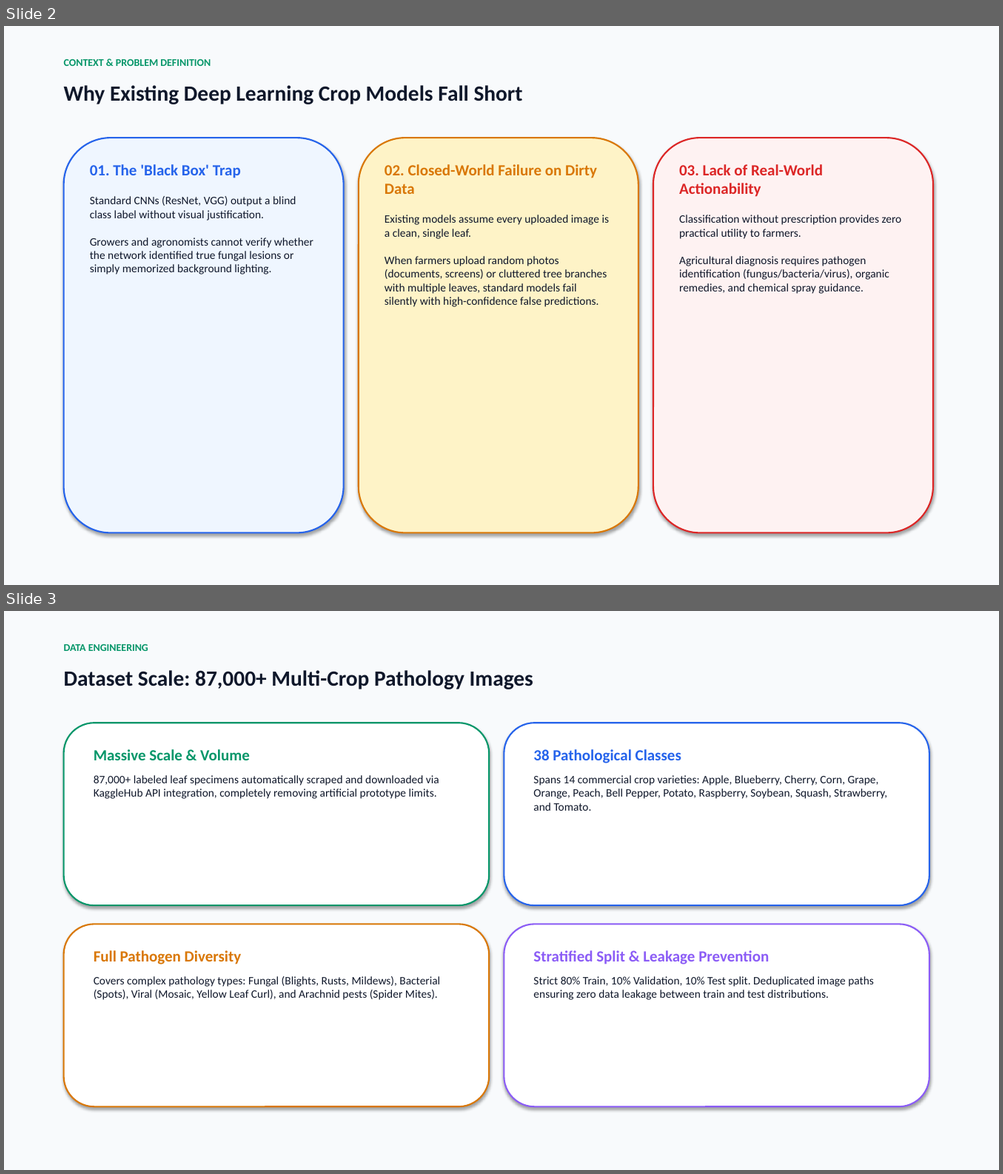
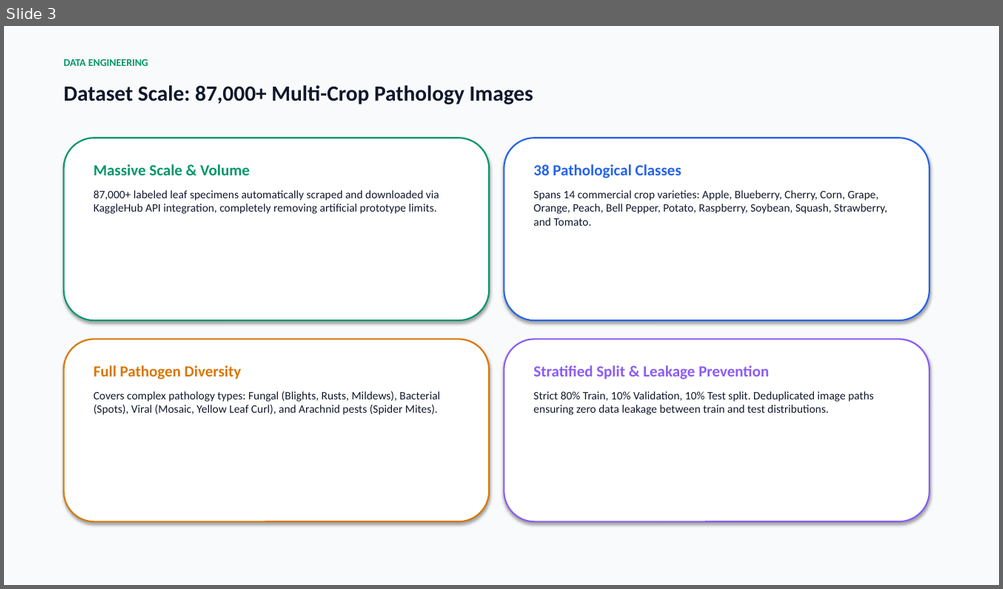
Before and after one commit to mokshit007/DL-crop-disease-detections, a slide deck: CropSense_AI_Official_Presentation.pptx. Shown one above the other, each under a label of ours: slides 2 and 3 before the commit, slide 3 after it. The pictures are 1003x1174 and 1003x589 pixels, drawn with LibreOffice and Linux fonts; fonts in the diff are those of the drawing. Boxes give left, top, right and bottom in pixels: in the first picture for what was removed or moved away, otherwise in the second. Text is boxed around its words. In the diff, an @@ line names an element or a change of style, - is before the commit and + after.

Commit message:
Highlight 3 core research innovations in presentation: EfficientNetV2-CBAM, Two-Stage Gatekeeper, and Agronomic Prescription

```diff
--- a/CropSense_AI_Official_Presentation.pptx
+++ b/CropSense_AI_Official_Presentation.pptx
@@ slide 2 removed at box(4, 26, 999, 585), background #FFFFFF @@
@@ rectangle removed at box(4, 26, 999, 585) @@
@@ text removed at box(64, 59, 210, 66) @@
-CONTEXT & PROBLEM DEFINITION
@@ text removed at box(64, 85, 523, 104) @@
-Why Existing Deep Learning Crop Models Fall Short
@@ rounded rectangle removed at box(64, 138, 344, 534) @@
@@ rounded rectangle removed at box(358, 138, 638, 534) @@
@@ rounded rectangle removed at box(653, 138, 933, 534) @@
@@ text removed at box(90, 164, 313, 275) @@
-01. The 'Black Box' Trap
-Standard CNNs (ResNet, VGG) output a blind class label without visual justification.
-Growers and agronomists cannot verify whether the network identified true fungal lesions or simply memorized background lighting.
@@ text removed at box(384, 164, 609, 307) @@
-02. Closed-World Failure on Dirty Data
-Existing models assume every uploaded image is a clean, single leaf.
-When farmers upload random photos (documents, screens) or cluttered tree branches with multiple leaves, standard models fail silently with high-confidence false predictions.
@@ text removed at box(679, 164, 902, 294) @@
-03. Lack of Real-World Actionability
-Classification without prescription provides zero practical utility to farmers.
-Agricultural diagnosis requires pathogen identification (fungus/bacteria/virus), organic remedies, and chemical spray guidance.
```
Also in this commit, not shown: 4 slides changed, 1 slide added, 1 other file.
